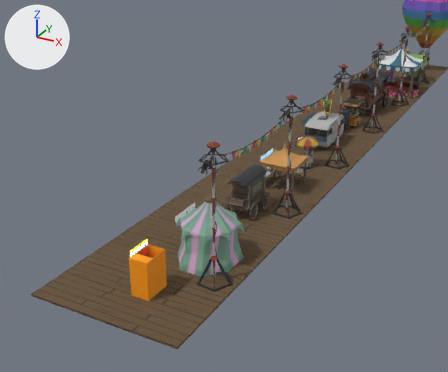
What one commit did to the glTF model public/models/CommercialStrip3_opt2k.glb.
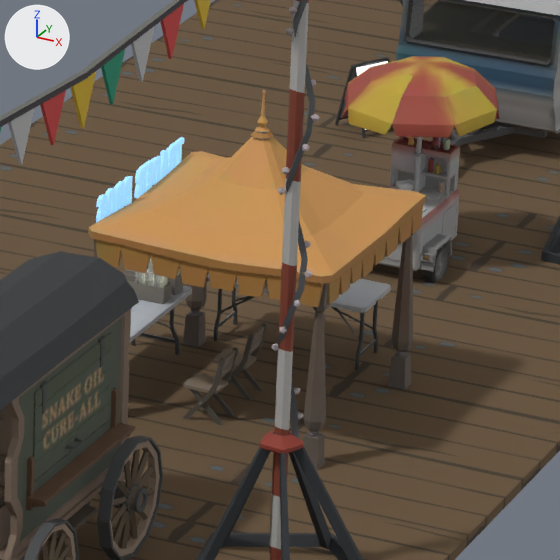
Old and new are each drawn from a 50 mm lens placed at (21.1, -61.5, 21.7), pointed at (-2.6, -18.4, 0.1) and again close up on the part from 55% to 73% of the width and 34% to 56% of the height. The axes (+X, +Y, +Z) are drawn at upper left. The lights are the same throughout. The older version's two pictures come first. Where no turn or scale is listed for an object, it has been applied to the vertices.

Objects in the first close-up: 'Boardwalk', 'Mesh.018', 'Mesh.033', 'Mesh.059', 'SC_CincoDeMayo_Flags.002', 'SM_Prop_Bunting_Pole_01.002', 'SM_Prop_Cafe_Table_Folding_03.001', 'SM_Prop_HotDog_Cart_Umbrella', 'SM_Prop_Light_04.002', 'SM_Prop_Market_Stall_05', 'SM_Sign_3dText_Letter_A', 'SM_Sign_3dText_Letter_B', 'SM_Sign_3dText_Letter_D', 'SM_Sign_3dText_Letter_E', 'SM_Sign_3dText_Letter_O', 'SM_Sign_3dText_Letter_R', 'SM_Sign_3dText_Letter_R.001', 'SM_Sign_3dText_Letter_R.002', 'SM_Sign_3dText_Letter_S', 'SM_Sign_3dText_Letter_T', 'SM_Veh_Wagon_Shop_Wheel_rl', 'SM_Veh_Wagon_Shop_Window_l' and 24 more.
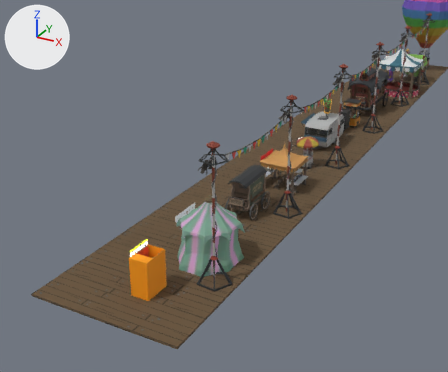
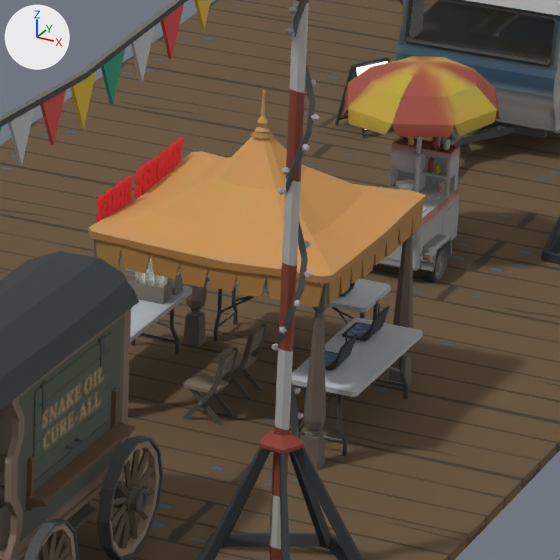
Location of each change, [x1, y1, x2, y2] in pixels of the close-ups (560 x 560 px):
'SM_Prop_Cafe_Table_Folding_03.002', added: after [292, 318, 423, 456]
'SM_Prop_Laptop_01', added: after [342, 303, 390, 341]
'SM_Prop_Laptop_01.002', added: after [325, 332, 357, 370]
'SM_Sign_3dText_Letter_R', recoloured (blue to red): [134, 165, 146, 198] in both
'SM_Sign_3dText_Letter_S', recoloured (blue to red): [96, 194, 108, 223] in both
'SM_Sign_3dText_Letter_O', recoloured (blue to red): [105, 188, 116, 216] in both
'SM_Sign_3dText_Letter_B', recoloured (blue to red): [123, 176, 133, 206] in both
'SM_Sign_3dText_Letter_R.001', recoloured (blue to red): [114, 181, 124, 212] in both
'SM_Sign_3dText_Letter_R.002', recoloured (blue to red): [166, 143, 177, 172] in both
'SM_Sign_3dText_Letter_D', recoloured (blue to red): [151, 155, 161, 185] in both
'SM_Sign_3dText_Letter_E', recoloured (blue to red): [143, 160, 153, 191] in both
'SM_Sign_3dText_Letter_A', recoloured (blue to red): [160, 150, 169, 180] in both
'SM_Sign_3dText_Letter_T', recoloured (blue to red): [173, 137, 184, 166] in both
'SM_Prop_Laptop_01.004', added (mostly hidden): after [339, 283, 355, 296]

Edits to the bpy script that builds the scene:
```text
Change mat_boardwalk_letters_mat:
    mat_boardwalk_letters_mat.base_color: (0.227, 0.478, 0.741) -> (0.314, 0.00389, 0.00887)  # blue #83b8df -> red #980d18
    mat_boardwalk_letters_mat.emission_color: (0.227, 0.478, 0.741) -> (0.226, 0.00839, 0.00676)  # blue #83b8df -> red #831714
Add mat_boardwalk_atlas_mat_001:
    mat_boardwalk_atlas_mat_001 = principled_material('BOARDWALK_Atlas_MAT.001')
    mat_boardwalk_atlas_mat_001.texture = img_polygoncasino_texture_01_a
    mat_boardwalk_atlas_mat_001.roughness = 0.8
Add me_mesh_043:
    me_mesh_043.from_pydata(...)  # 130 vertices, 201 faces; spans x -1.0..1.0, y -0.64..0.64, z -0.84..0.84
    me_mesh_043.materials.append(mat_boardwalk_atlas_mat_001)  # picture img_polygoncasino_texture_01_a
Add ob_sm_prop_laptop_01_004:
    ob_sm_prop_laptop_01_004 = bpy.data.objects.new('SM_Prop_Laptop_01.004', me_mesh_043)
    ob_sm_prop_laptop_01_004.location = (2.03, -13.86, 1.11)
    ob_sm_prop_laptop_01_004.rotation_euler = (1.571, 0.0, 0.0)  # degrees (90, 0, 0)
    ob_sm_prop_laptop_01_004.scale = (0.263, 0.263, 0.263)
Add ob_sm_prop_laptop_01_002:
    ob_sm_prop_laptop_01_002 = bpy.data.objects.new('SM_Prop_Laptop_01.002', me_mesh_043)
    ob_sm_prop_laptop_01_002.location = (2.99, -16.1, 1.11)
    ob_sm_prop_laptop_01_002.rotation_euler = (1.571, 0.0, -1.571)  # degrees (90, 0, -90)
    ob_sm_prop_laptop_01_002.scale = (0.263, 0.263, 0.263)
Add ob_sm_prop_laptop_01:
    ob_sm_prop_laptop_01 = bpy.data.objects.new('SM_Prop_Laptop_01', me_mesh_043)
    ob_sm_prop_laptop_01.location = (2.99, -15.05, 1.11)
    ob_sm_prop_laptop_01.rotation_euler = (1.571, 0.0, -1.571)  # degrees (90, 0, -90)
    ob_sm_prop_laptop_01.scale = (0.263, 0.263, 0.263)
Add ob_sm_prop_cafe_table_folding_03_002:
    ob_sm_prop_cafe_table_folding_03_002 = bpy.data.objects.new('SM_Prop_Cafe_Table_Folding_03.002', me_mesh_124)
    ob_sm_prop_cafe_table_folding_03_002.location = (3.11, -15.68, 0.46)
    ob_sm_prop_cafe_table_folding_03_002.rotation_euler = (1.571, 0.0, -1.571)  # degrees (90, 0, -90)
    ob_sm_prop_cafe_table_folding_03_002.scale = (1.11, 1.11, 1.11)
```
